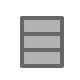
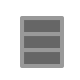
Layer changes from the first 80x80 image to the second:
painted on "Objet dynamique vectoriel" over <box>20,16,64,68</box>
